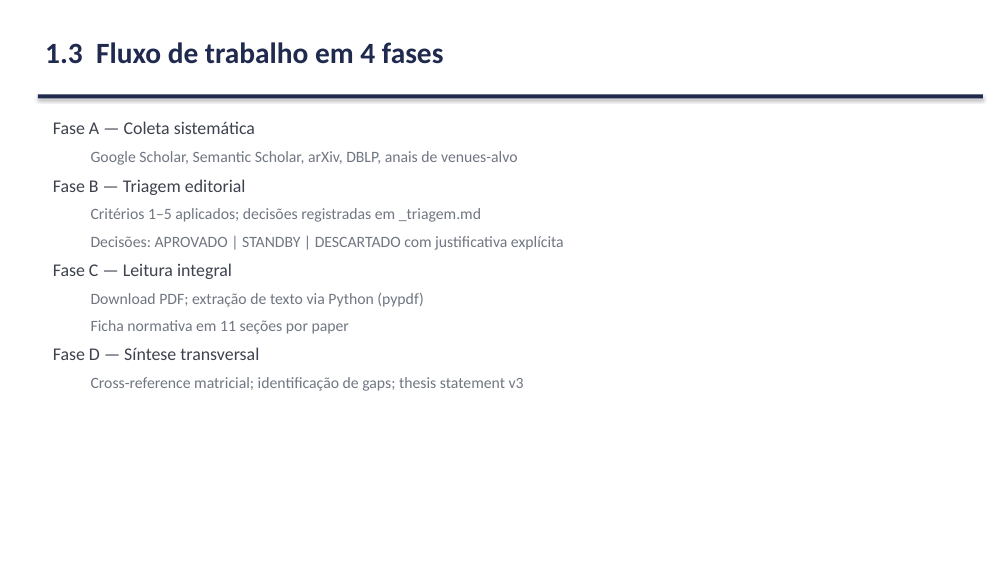
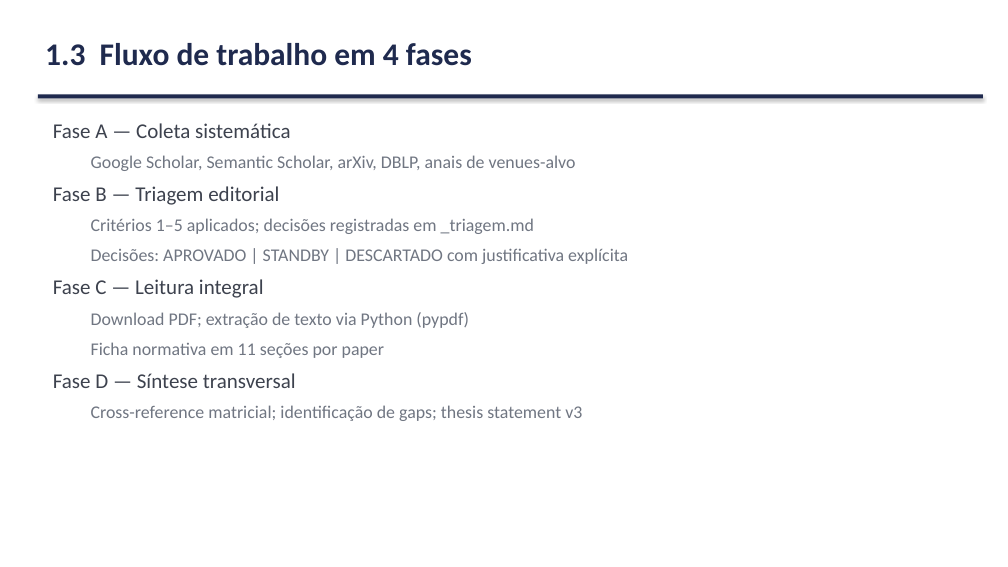
Before and after one commit to marcellozzetti/Facial-Recognition-Models-Mitigating-Bias, a slide deck: slide 6 of docs/ativo/material_reuniao_orientador_2026-06.pptx. Drawn at 1008x567 pixels with LibreOffice and Linux fonts; fonts in the diff are those of the drawing. Boxes give left, top, right and bottom in pixels: in the first picture for what was removed or moved away, otherwise in the second. Text is boxed around its words. In the diff, an @@ line names an element or a change of style, - is before the commit and + after.

```diff
--- a/docs/ativo/material_reuniao_orientador_2026-06.pptx
+++ b/docs/ativo/material_reuniao_orientador_2026-06.pptx
@@ text "1.3 Fluxo de trabalho em ..." at [45, 43, 472, 66]: size 28 to 30 pt @@
@@ text "Fase A — Coleta sistemática" at [53, 123, 628, 421]: size 17 to 20 pt in "Fase A — Coleta sistemática", "Fase B — Triagem editorial", "Fase C — Leitura integral", "Fase D — Síntese transversal"; size 15 to 17 pt in "Google Scholar, Semantic Scholar, arXiv, DBLP, anais ...", "Critérios 1–5 aplicados; decisões registradas em _triagem.md", "Decisões: APROVADO | STANDBY | DESCARTADO com ...", "Download PDF; extração de texto via Python ..." and 2 more places @@
```
Also in this commit, not shown: 31 other slides changed, 2 slides added, 10 slides removed, 1 other file.
